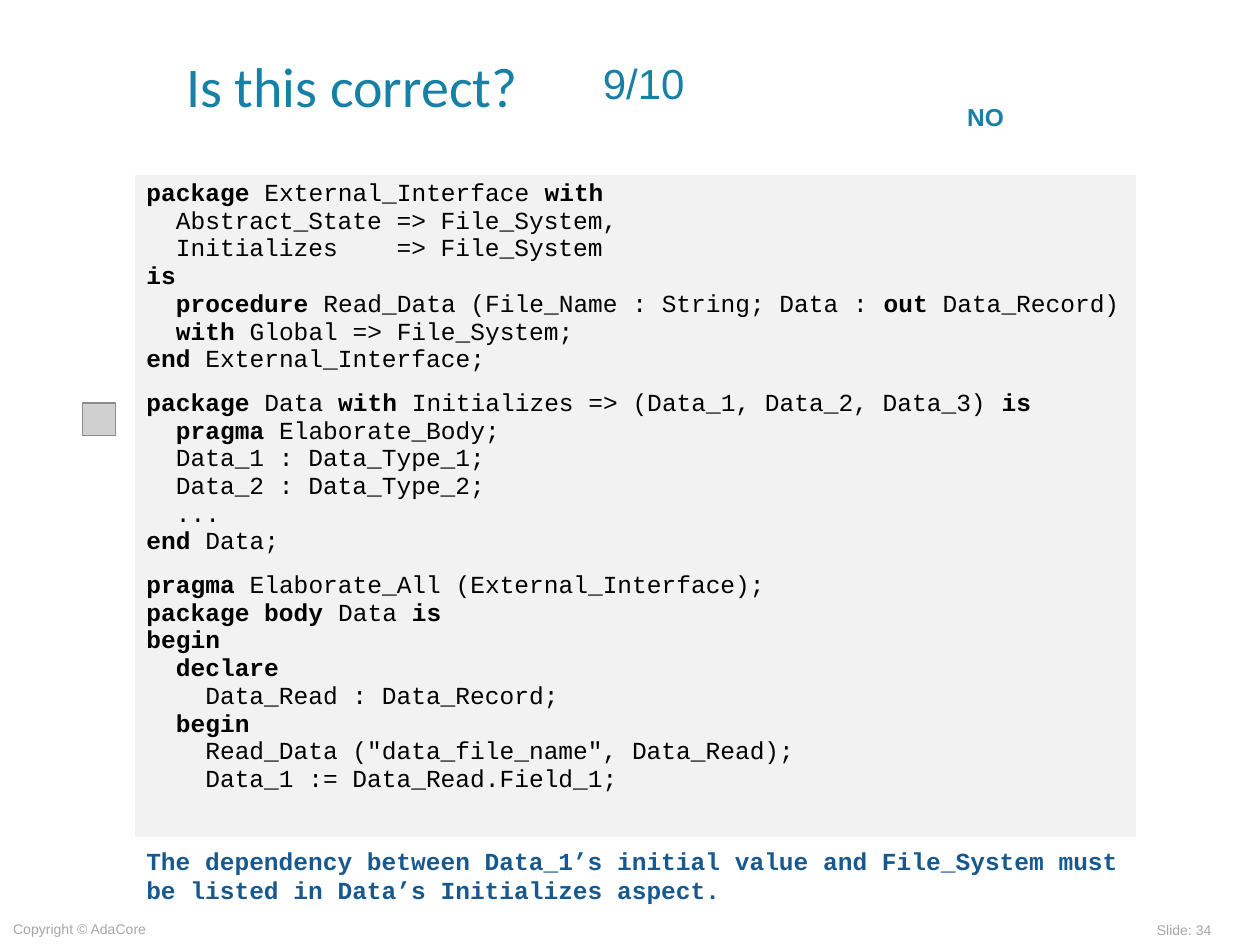
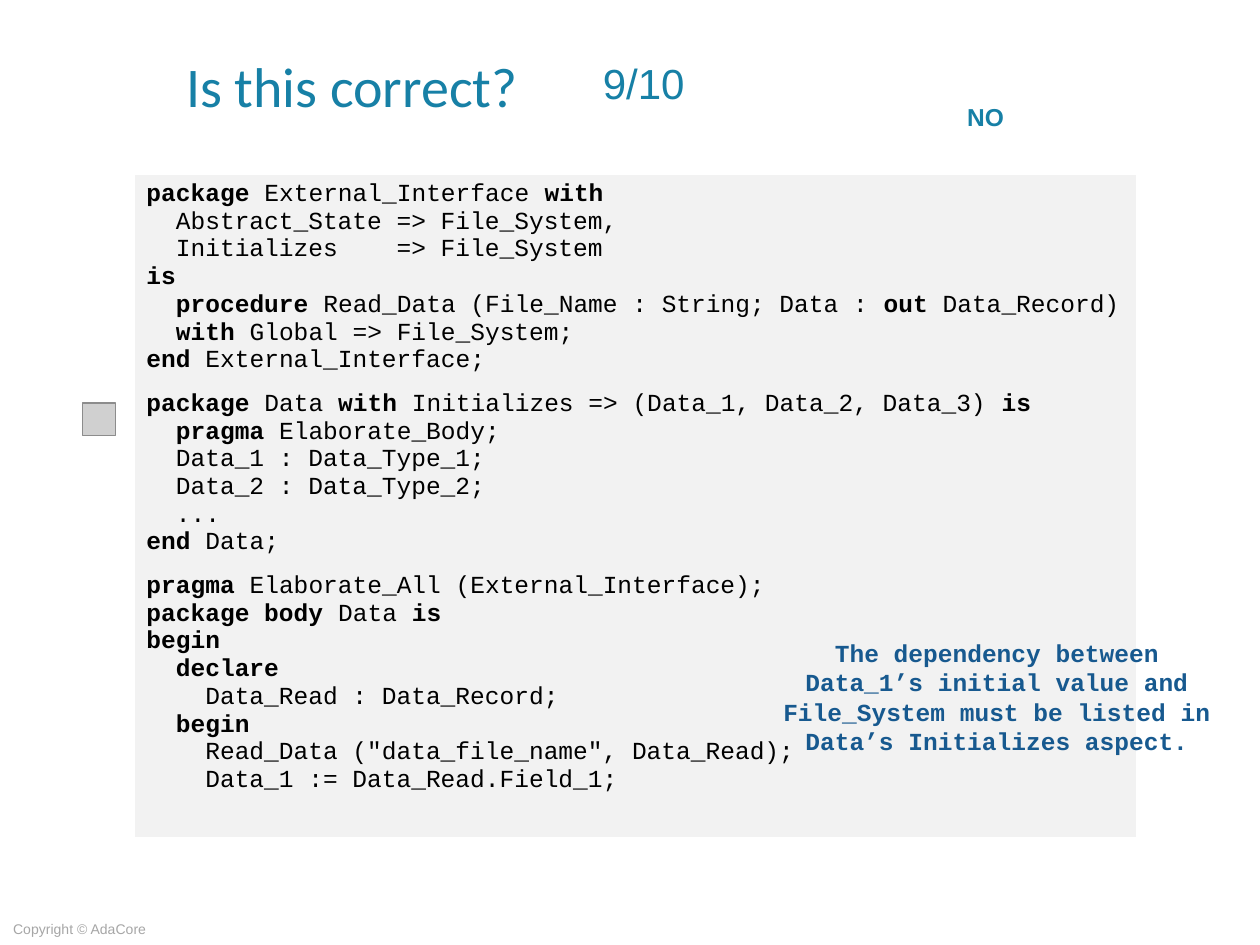
Before and after one commit to AdaCoreU/Courses, a slide deck: slide 34 of lectures/06_SPARK_2014/04_State_Abstraction/Slides/04_State_Abstraction.ppt. Drawn at 1260x945 pixels with LibreOffice and Linux fonts; fonts in the diff are those of the drawing; grey boxes stand for pictures; background and template pictures are left out. Boxes give left, top, right and bottom in pixels: in the first picture for what was removed or moved away, otherwise in the second. Text is boxed around its words. In the diff, an @@ line names an element or a change of style, - is before the commit and + after.

```diff
--- a/lectures/06_SPARK_2014/04_State_Abstraction/Slides/04_State_Abstraction.ppt
+++ b/lectures/06_SPARK_2014/04_State_Abstraction/Slides/04_State_Abstraction.ppt
@@ text "The dependency between Data_1’s initial ...": place and size @@
-text "The dependency between Data_1’s initial ..." at (146, 852, 1118, 904)
+text "The dependency between Data_1’s initial ..." at (783, 644, 1210, 755)
@@ text "The dependency between Data_1’s initial ..." at (783, 644, 1210, 755): alignment left to centre @@
@@ page number removed at (1157, 925, 1212, 935) @@
-Slide: 34
```
Also in this commit, not shown: 34 other slides changed, 2 slides added, 2 slides removed, 2 other files.
